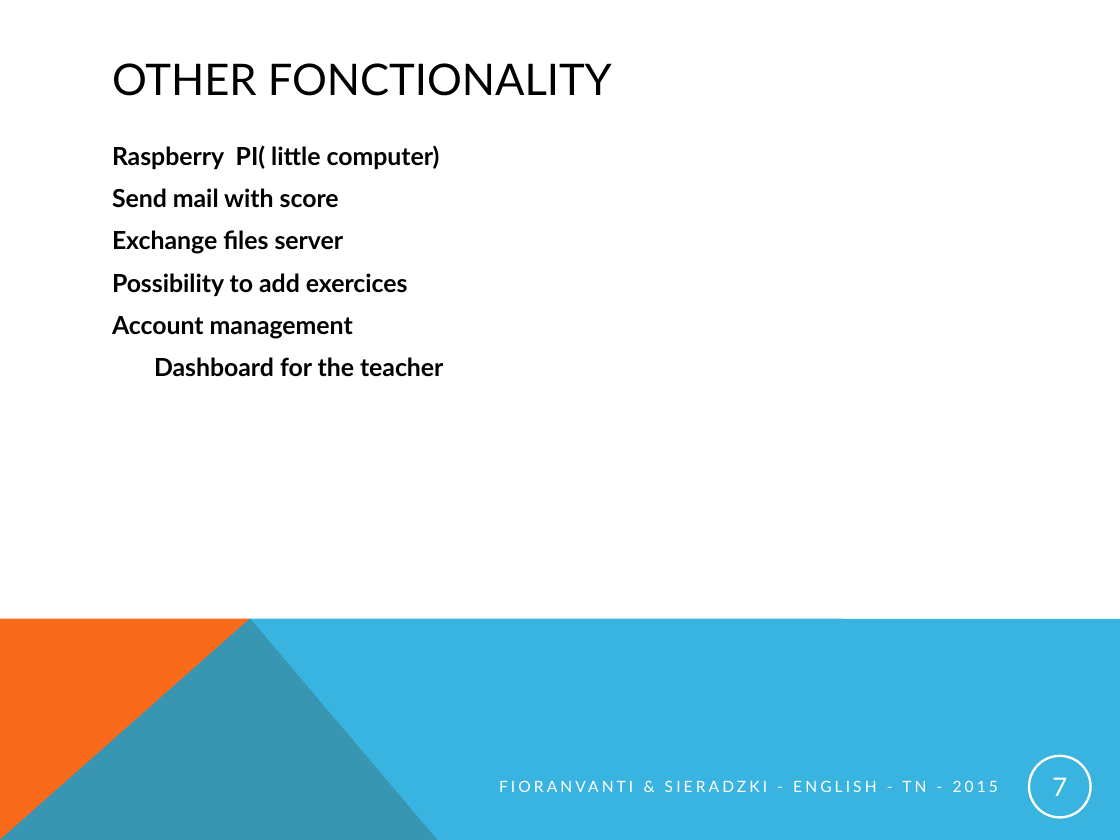
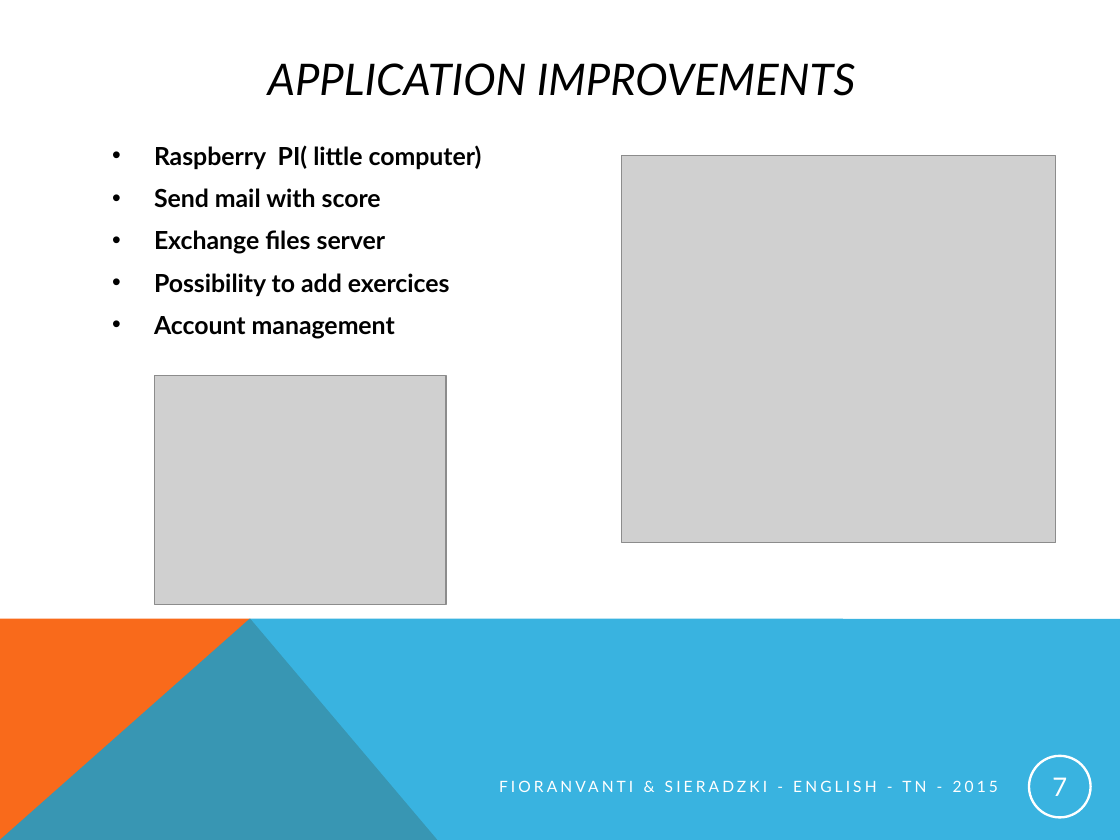
Before and after one commit to pINKmUNster/Projet_Anglais, a slide deck: slide 7 of English_presentation_project.pptx. Drawn at 1120x840 pixels with LibreOffice and Linux fonts; fonts in the diff are those of the drawing; grey boxes stand for pictures. Boxes give left, top, right and bottom in pixels: in the first picture for what was removed or moved away, otherwise in the second. Text is boxed around its words. In the diff, an @@ line names an element or a change of style, - is before the commit and + after.

```diff
--- a/English_presentation_project.pptx
+++ b/English_presentation_project.pptx
@@ title at [268, 63, 856, 96]: text changed; italic on @@
-OTHER FONCTIONALITY
+APPLICATION IMPROVEMENTS
@@ text "Raspberry PI( little computer)" at [154, 145, 482, 339]: bullet none to • @@
@@ picture added at [622, 156, 1056, 542] @@
@@ text at [154, 357, 443, 377]: paragraph removed @@
-Dashboard for the teacher
@@ picture added at [155, 376, 446, 605] @@
```
Also in this commit, not shown: 7 other slides changed.
